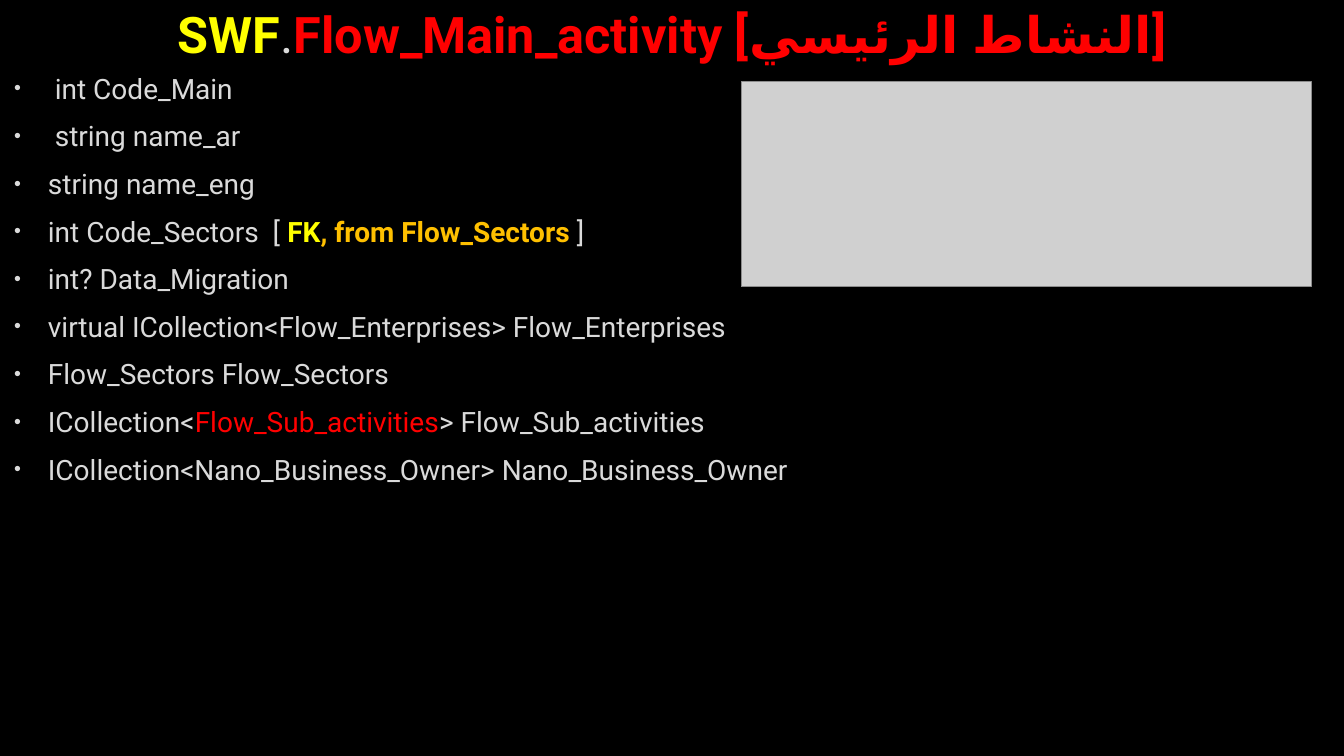
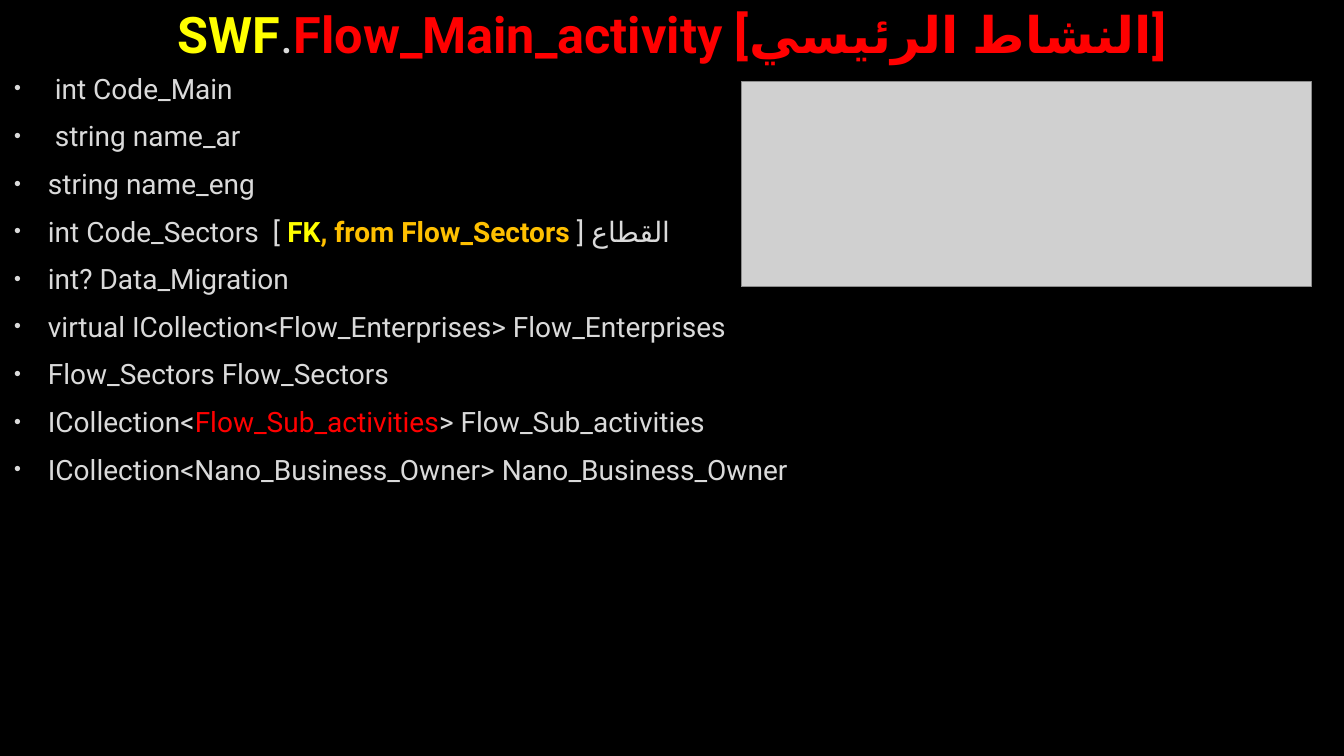
Before and after one commit to AhmedMohamedSamir1/Summary, a slide deck: slide 100 of Dot Net/Business.pptx. Drawn at 1344x756 pixels with LibreOffice and Linux fonts; fonts in the diff are those of the drawing; grey boxes stand for pictures; background and template pictures are left out. Boxes give left, top, right and bottom in pixels: in the first picture for what was removed or moved away, otherwise in the second. Text is boxed around its words. In the diff, an @@ line names an element or a change of style, - is before the commit and + after.

Commit message:
2026-7-17

```diff
--- a/Dot Net/Business.pptx
+++ b/Dot Net/Business.pptx
@@ text at bbox=[48, 220, 670, 248]: text changed; bold off @@
-• int Code_Sectors [ FK, from Flow_Sectors ]
+• int Code_Sectors [ FK, from Flow_Sectors ] القطاع
```
Also in this commit, not shown: 3 other slides changed, 3 slides added.
